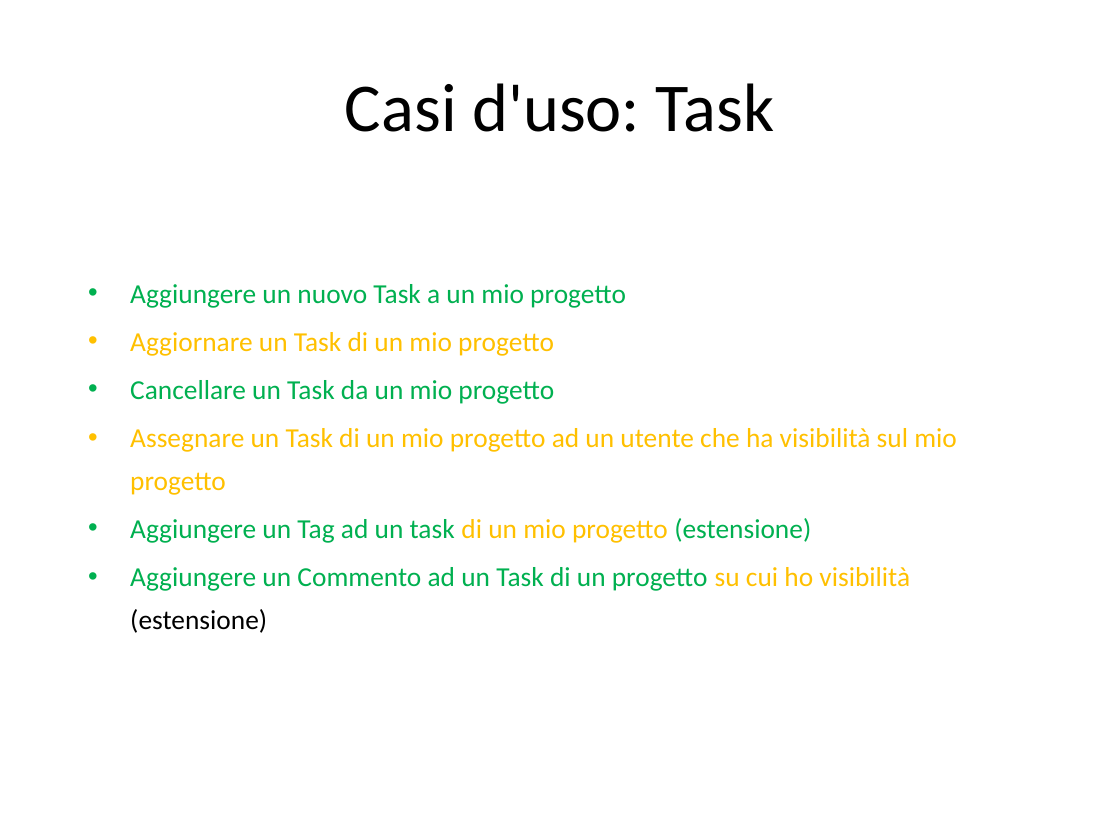
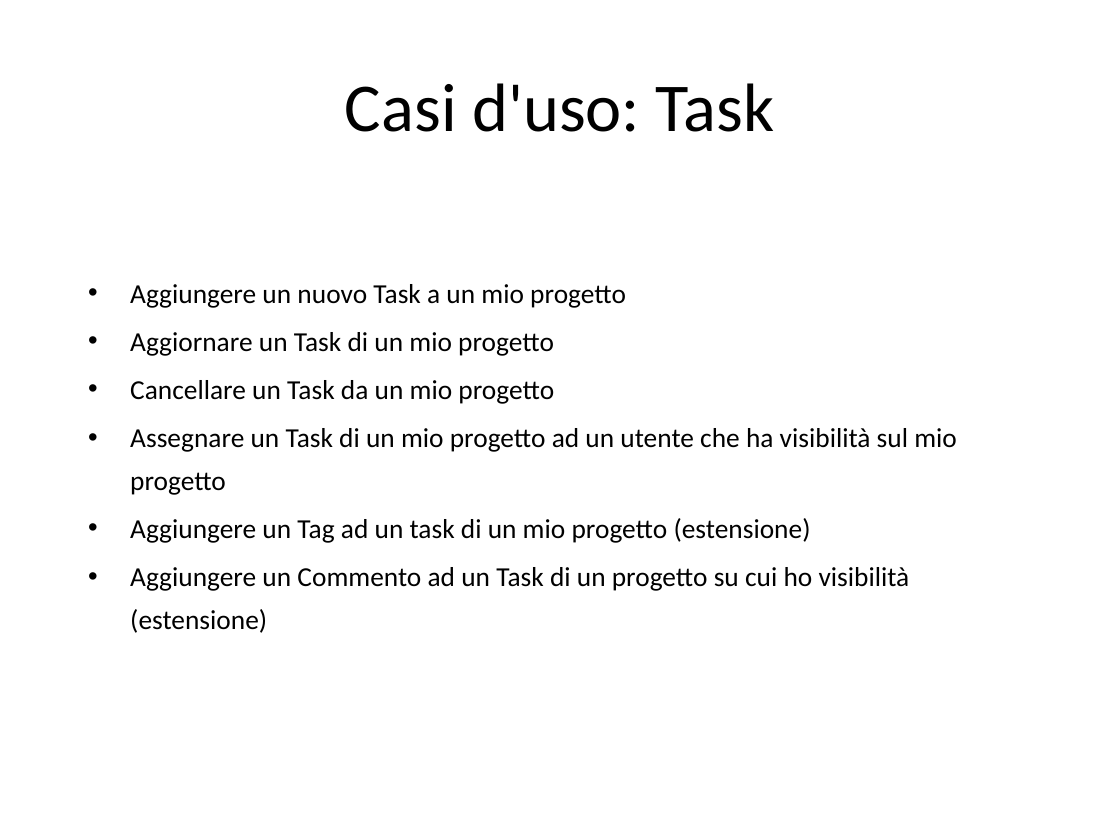
Before and after one commit to JohnnyWalkerRed/SIW-ProjectManager, a slide deck: slide 8 of Direttive progetto e class diagram/siw-progetto-giugno-2020.pptx. Drawn at 1120x840 pixels with LibreOffice and Linux fonts; fonts in the diff are those of the drawing. Boxes give left, top, right and bottom in pixels: in the first picture for what was removed or moved away, otherwise in the second. Text is boxed around its words. In the diff, an @@ line names an element or a change of style, - is before the commit and + after.

```diff
--- a/Direttive progetto e class diagram/siw-progetto-giugno-2020.pptx
+++ b/Direttive progetto e class diagram/siw-progetto-giugno-2020.pptx
@@ text "Aggiungere un nuovo Task a ..." at <box>130,284,957,633</box>: text colour #00B050 to #000000 in "Aggiungere un nuovo Task a un mio ...", "Cancellare un Task da un mio progetto", "Aggiungere un Tag ad un task (estensione)", "Aggiungere un Commento ad un Task di ..."; text colour #FFC000 to #000000 in "Aggiornare un Task di un mio progetto", "Assegnare un Task di un mio progetto ...", "di un mio progetto", "su cui ho visibilità" @@
```
Also in this commit, not shown: 5 other slides changed, 2 other files.
